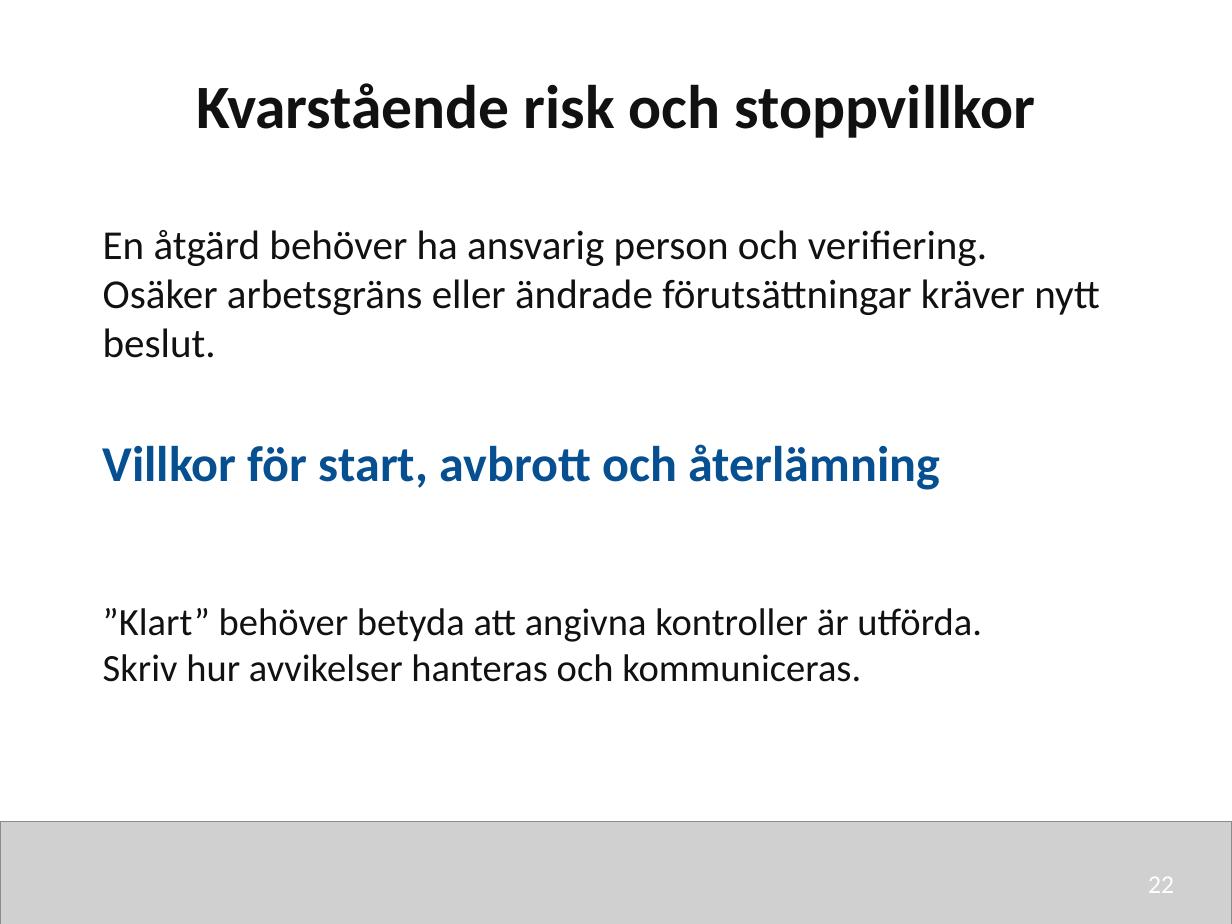
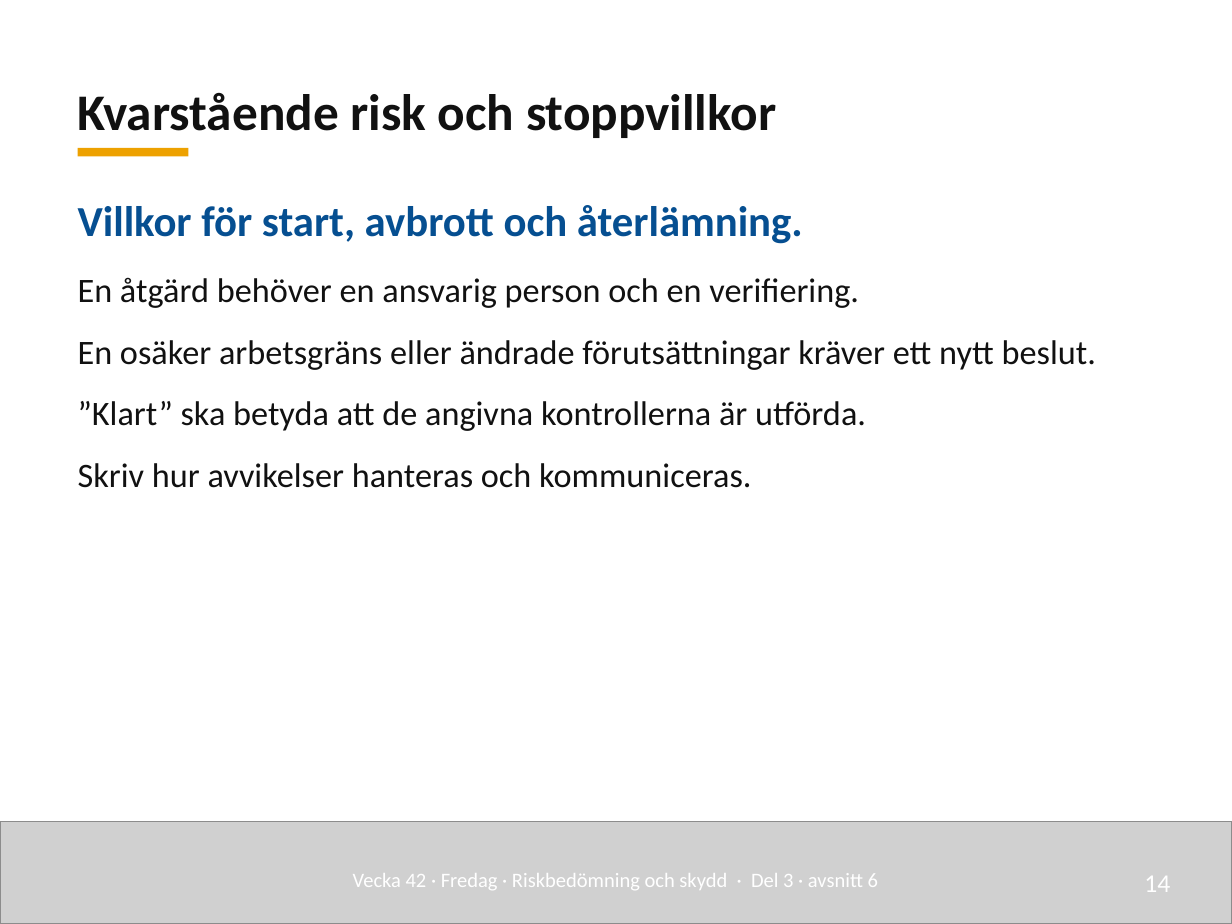
Before and after one commit to nj22az/nj22az.github.io, a slide deck: slide 14 of sjoskolan/vecka-42/aktuell/v42_03_Riskbedomning_och_skydd_elev.pptx (slide 22 before the commit). Drawn at 1232x924 pixels with LibreOffice and Linux fonts; fonts in the diff are those of the drawing; grey boxes stand for pictures. Boxes give left, top, right and bottom in pixels: in the first picture for what was removed or moved away, otherwise in the second. Text is boxed around its words. In the diff, an @@ line names an element or a change of style, - is before the commit and + after.

```diff
--- a/sjoskolan/vecka-42/aktuell/v42_03_Riskbedomning_och_skydd_elev.pptx
+++ b/sjoskolan/vecka-42/aktuell/v42_03_Riskbedomning_och_skydd_elev.pptx
@@ text "Kvarstående risk och stoppvillkor": place and size @@
-text "Kvarstående risk och stoppvillkor" at <box>196,83,1035,138</box>
+text "Kvarstående risk och stoppvillkor" at <box>78,93,776,138</box>
@@ text "Kvarstående risk och stoppvillkor" at <box>78,93,776,138</box>: size 36 to 30 pt; alignment centre to left; line spacing 1 to 1.08; vertical alignment top to bottom @@
@@ rectangle added at <box>78,148,188,156</box>, fill #EDA100 @@
@@ text at <box>78,205,1096,488</box>: text changed; size 24 to 20 pt @@
-En åtgärd behöver ha ansvarig person och verifiering.
-Osäker arbetsgräns eller ändrade förutsättningar kräver nytt beslut.
+Villkor för start, avbrott och återlämning.
+En åtgärd behöver en ansvarig person och en verifiering.
+En osäker arbetsgräns eller ändrade förutsättningar kräver ett nytt beslut.
+”Klart” ska betyda att de angivna kontrollerna är utförda.
+Skriv hur avvikelser hanteras och kommuniceras.
@@ text removed at <box>103,444,940,490</box> @@
-Villkor för start, avbrott och återlämning
@@ text removed at <box>103,608,982,682</box> @@
-”Klart” behöver betyda att angivna kontroller är utförda.
-Skriv hur avvikelser hanteras och kommuniceras.
@@ text added at <box>353,873,878,890</box>, 12 pt, text #FFFFFF @@
+Vecka 42 · Fredag · Riskbedömning och skydd · Del 3 · avsnitt 6
@@ text added at <box>1144,876,1170,892</box>, 15 pt, text #FFFFFF @@
+14
@@ text removed at <box>1148,877,1174,893</box> @@
-22
```
Also in this commit, not shown: 9 other slides changed, 11 slides added, 26 slides removed, 49 other files.
